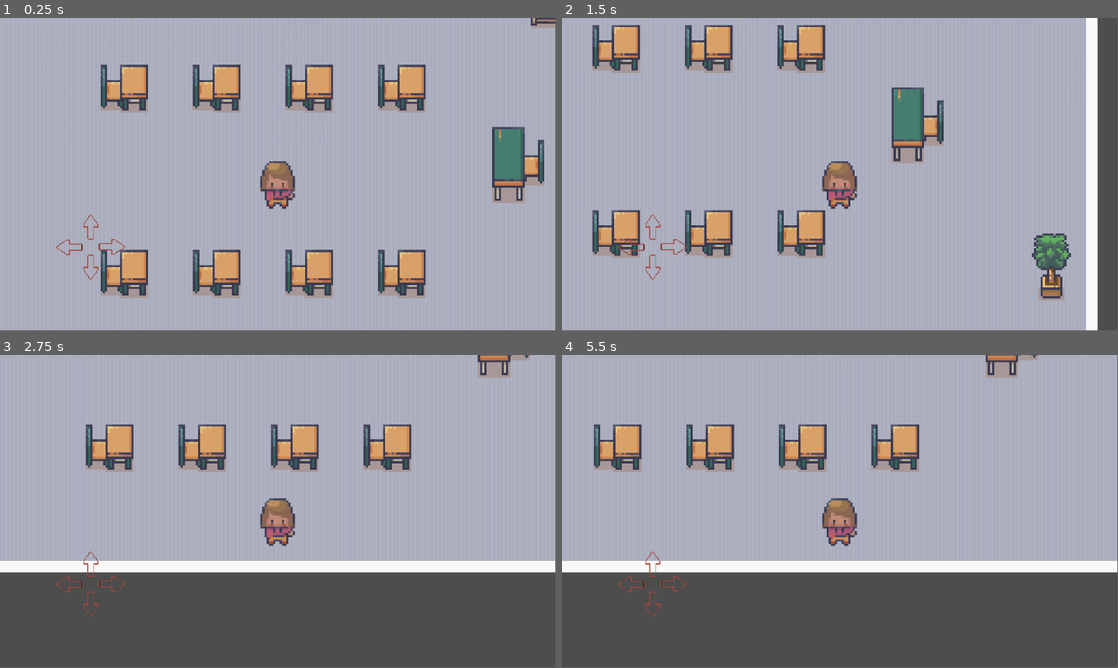
Above: before the commit, frames 1-4 (two rows, left to right).
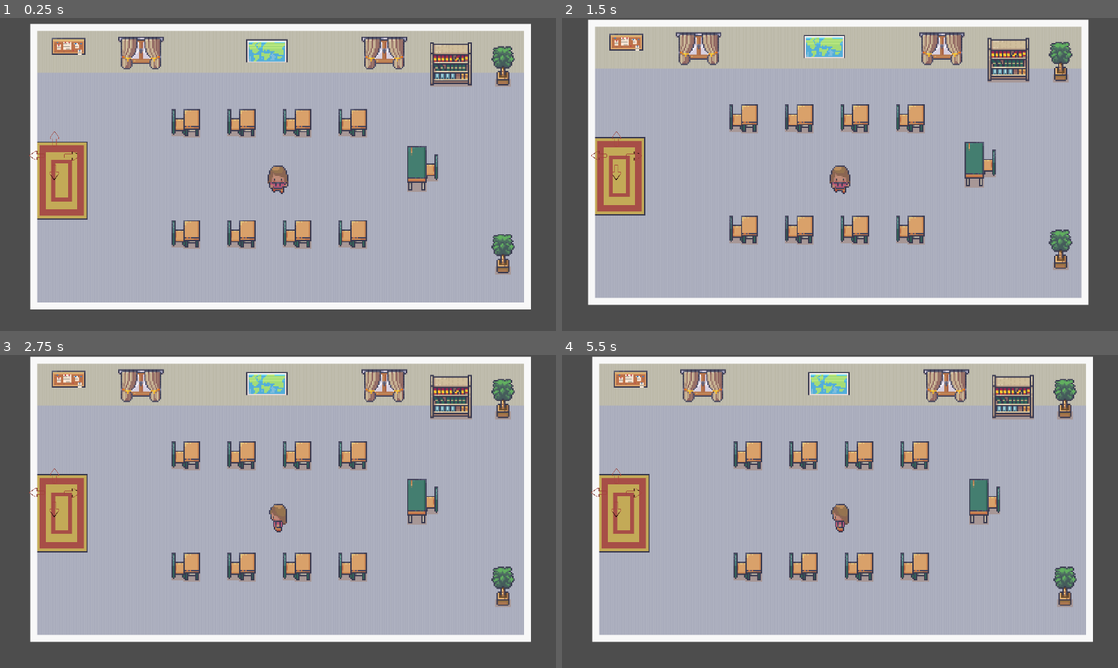
Above: after the commit, the same moments.

Repository: pr-th/D_Game
Game: Godot game, scene res://Scenes/classroom.tscn
The game is run twice, just before and just after one commit, with the same random seed, the same clock (stepped at 60 frames per second) and the same inputs. This scene is started directly instead of the project's main scene.
Inputs (mouse positions are in pixels of both pictures, inside the frame that each line leads up to; where the layout moved, square brackets give the same spot in the first picture):
- Up to frame 1 (0.25 s): no input
- Up to frame 2 (1.5 s): click (634, 155) [673, 246] at 0.5 s; click (617, 171) [650, 265] at 1.25 s
- Up to frame 3 (2.75 s): click (38, 492) [72, 583] at 2 s
- Up to frame 4 (5.5 s): click (617, 477) [650, 564] at 2.75 s; click (634, 492) [673, 583] at 3.5 s; click (617, 508) [650, 602] at 4.25 s; click (600, 492) [634, 583] at 5 s
In our replay, the window is 799x449 before the commit and 800x450 after it. These sizes can differ from the game's own. Grey fills any space a smaller window leaves; there, only what the larger window draws over its background counts as a difference.

The runs differ from the first frame. In frame 1, 46% of the frame differs, in the area x 0-100%, y 0-100%; in frame 2, 38%; in frame 3, 47%, in the area x 0-100%, y 0-92%; in frame 4, 47%.

Commit message:
screen size

Diff:
--- a/Scenes/amulya.tscn
+++ b/Scenes/amulya.tscn
@@ -1,7 +1,8 @@
-[gd_scene load_steps=14 format=3 uid="uid://cngibk5gbb0a3"]
+[gd_scene load_steps=39 format=3 uid="uid://cngibk5gbb0a3"]
 
 [ext_resource type="Script" uid="uid://pc6funbwx4fi" path="res://Scripts/amulya.gd" id="1_lnovq"]
 [ext_resource type="Texture2D" uid="uid://3mcg3hweb3co" path="res://Assets/Characters_free/Amelia_phone_16x16.png" id="2_lnovq"]
+[ext_resource type="Texture2D" uid="uid://bq2ju0wrnmp6p" path="res://Assets/Characters_free/Amelia_run_16x16.png" id="3_2ldys"]
 
 [sub_resource type="AtlasTexture" id="AtlasTexture_2ldys"]
 atlas = ExtResource("2_lnovq")
@@ -38,6 +39,102 @@
 [sub_resource type="AtlasTexture" id="AtlasTexture_7x53n"]
 atlas = ExtResource("2_lnovq")
 region = Rect2(128, 0, 16, 32)
+
+[sub_resource type="AtlasTexture" id="AtlasTexture_kvrac"]
+atlas = ExtResource("3_2ldys")
+region = Rect2(288, 0, 16, 32)
+
+[sub_resource type="AtlasTexture" id="AtlasTexture_ljdnr"]
+atlas = ExtResource("3_2ldys")
+region = Rect2(304, 0, 16, 32)
+
+[sub_resource type="AtlasTexture" id="AtlasTexture_dfyn1"]
+atlas = ExtResource("3_2ldys")
+region = Rect2(320, 0, 16, 32)
+
+[sub_resource type="AtlasTexture" id="AtlasTexture_c0rjg"]
+atlas = ExtResource("3_2ldys")
+region = Rect2(336, 0, 16, 32)
+
+[sub_resource type="AtlasTexture" id="AtlasTexture_j8nh3"]
+atlas = ExtResource("3_2ldys")
+region = Rect2(352, 0, 16, 32)
+
+[sub_resource type="AtlasTexture" id="AtlasTexture_qdve6"]
+atlas = ExtResource("3_2ldys")
+region = Rect2(368, 0, 16, 32)
+
+[sub_resource type="AtlasTexture" id="AtlasTexture_bkydm"]
+atlas = ExtResource("3_2ldys")
+region = Rect2(272, 0, 16, 32)
+
+[sub_resource type="AtlasTexture" id="AtlasTexture_rtm2e"]
+atlas = ExtResource("3_2ldys")
+region = Rect2(256, 0, 16, 32)
+
+[sub_resource type="AtlasTexture" id="AtlasTexture_5q5cs"]
+atlas = ExtResource("3_2ldys")
+region = Rect2(240, 0, 16, 32)
+
+[sub_resource type="AtlasTexture" id="AtlasTexture_hlulk"]
+atlas = ExtResource("3_2ldys")
+region = Rect2(224, 0, 16, 32)
+
+[sub_resource type="AtlasTexture" id="AtlasTexture_7n2i0"]
+atlas = ExtResource("3_2ldys")
+region = Rect2(208, 0, 16, 32)
+
+[sub_resource type="AtlasTexture" id="AtlasTexture_7t2hi"]
+atlas = ExtResource("3_2ldys")
+region = Rect2(192, 0, 16, 32)
+
+[sub_resource type="AtlasTexture" id="AtlasTexture_0cna5"]
+atlas = ExtResource("3_2ldys")
+region = Rect2(80, 0, 16, 32)
+
+[sub_resource type="AtlasTexture" id="AtlasTexture_w354x"]
+atlas = ExtResource("3_2ldys")
+region = Rect2(64, 0, 16, 32)
+
+[sub_resource type="AtlasTexture" id="AtlasTexture_is06q"]
+atlas = ExtResource("3_2ldys")
+region = Rect2(48, 0, 16, 32)
+
+[sub_resource type="AtlasTexture" id="AtlasTexture_i7nkx"]
+atlas = ExtResource("3_2ldys")
+region = Rect2(32, 0, 16, 32)
+
+[sub_resource type="AtlasTexture" id="AtlasTexture_bfjhm"]
+atlas = ExtResource("3_2ldys")
+region = Rect2(16, 0, 16, 32)
+
+[sub_resource type="AtlasTexture" id="AtlasTexture_ekske"]
+atlas = ExtResource("3_2ldys")
+region = Rect2(0, 0, 16, 32)
+
+[sub_resource type="AtlasTexture" id="AtlasTexture_ntkp0"]
+atlas = ExtResource("3_2ldys")
+region = Rect2(96, 0, 16, 32)
+
+[sub_resource type="AtlasTexture" id="AtlasTexture_56rty"]
+atlas = ExtResource("3_2ldys")
+region = Rect2(112, 0, 16, 32)
+
+[sub_resource type="AtlasTexture" id="AtlasTexture_83m3j"]
+atlas = ExtResource("3_2ldys")
+region = Rect2(128, 0, 16, 32)
+
+[sub_resource type="AtlasTexture" id="AtlasTexture_d85vv"]
+atlas = ExtResource("3_2ldys")
+region = Rect2(144, 0, 16, 32)
+
+[sub_resource type="AtlasTexture" id="AtlasTexture_c8ssj"]
+atlas = ExtResource("3_2ldys")
+region = Rect2(160, 0, 16, 32)
+
+[sub_resource type="AtlasTexture" id="AtlasTexture_e20g3"]
+atlas = ExtResource("3_2ldys")
+region = Rect2(176, 0, 16, 32)
 
 [sub_resource type="SpriteFrames" id="SpriteFrames_kvrac"]
 animations = [{
@@ -70,7 +167,99 @@
 "texture": SubResource("AtlasTexture_7x53n")
 }],
 "loop": true,
-"name": &"default",
+"name": &"Idle",
+"speed": 5.0
+}, {
+"frames": [{
+"duration": 1.0,
+"texture": SubResource("AtlasTexture_kvrac")
+}, {
+"duration": 1.0,
+"texture": SubResource("AtlasTexture_ljdnr")
+}, {
+"duration": 1.0,
+"texture": SubResource("AtlasTexture_dfyn1")
+}, {
+"duration": 1.0,
+"texture": SubResource("AtlasTexture_c0rjg")
+}, {
+"duration": 1.0,
+"texture": SubResource("AtlasTexture_j8nh3")
+}, {
+"duration": 1.0,
+"texture": SubResource("AtlasTexture_qdve6")
+}],
+"loop": true,
+"name": &"down",
+"speed": 5.0
+}, {
+"frames": [{
+"duration": 1.0,
+"texture": SubResource("AtlasTexture_bkydm")
+}, {
+"duration": 1.0,
+"texture": SubResource("AtlasTexture_rtm2e")
+}, {
+"duration": 1.0,
+"texture": SubResource("AtlasTexture_5q5cs")
+}, {
+"duration": 1.0,
+"texture": SubResource("AtlasTexture_hlulk")
+}, {
+"duration": 1.0,
+"texture": SubResource("AtlasTexture_7n2i0")
+}, {
+"duration": 1.0,
+"texture": SubResource("AtlasTexture_7t2hi")
+}],
+"loop": true,
+"name": &"left",
+"speed": 5.0
+}, {
+"frames": [{
+"duration": 1.0,
+"texture": SubResource("AtlasTexture_0cna5")
+}, {
+"duration": 1.0,
+"texture": SubResource("AtlasTexture_w354x")
+}, {
+"duration": 1.0,
+"texture": SubResource("AtlasTexture_is06q")
+}, {
+"duration": 1.0,
+"texture": SubResource("AtlasTexture_i7nkx")
+}, {
+"duration": 1.0,
+"texture": SubResource("AtlasTexture_bfjhm")
+}, {
+"duration": 1.0,
+"texture": SubResource("AtlasTexture_ekske")
+}],
+"loop": true,
+"name": &"right",
+"speed": 5.0
+}, {
+"frames": [{
+"duration": 1.0,
+"texture": SubResource("AtlasTexture_ntkp0")
+}, {
+"duration": 1.0,
+"texture": SubResource("AtlasTexture_56rty")
+}, {
+"duration": 1.0,
+"texture": SubResource("AtlasTexture_83m3j")
+}, {
+"duration": 1.0,
+"texture": SubResource("AtlasTexture_d85vv")
+}, {
+"duration": 1.0,
+"texture": SubResource("AtlasTexture_c8ssj")
+}, {
+"duration": 1.0,
+"texture": SubResource("AtlasTexture_e20g3")
+}],
+"loop": true,
+"name": &"up",
 "speed": 5.0
 }]
 
@@ -83,7 +272,8 @@
 [node name="AnimatedSprite2D" type="AnimatedSprite2D" parent="."]
 scale = Vector2(3, 3)
 sprite_frames = SubResource("SpriteFrames_kvrac")
-frame_progress = 0.0274681
+animation = &"down"
+frame_progress = 0.940086
 
 [node name="CollisionShape2D" type="CollisionShape2D" parent="."]
 position = Vector2(-1, 29)
--- a/Scenes/info.tscn
+++ b/Scenes/info.tscn
@@ -13,8 +13,8 @@
 
 [node name="TextureRect" type="TextureRect" parent="."]
 offset_top = -2.0
-offset_right = 1150.0
-offset_bottom = 647.0
+offset_right = 1920.0
+offset_bottom = 1079.0
 texture = ExtResource("2_qjrxf")
 expand_mode = 1
 
@@ -33,35 +33,35 @@
 bbcode_enabled = true
 
 [node name="nextbutton" type="Sprite2D" parent="."]
-position = Vector2(890, 446)
+position = Vector2(1469, 761)
 rotation = 3.14159
 scale = Vector2(0.0700649, -0.0773661)
 texture = ExtResource("3_qjrxf")
 
 [node name="prevbutton" type="Sprite2D" parent="."]
-position = Vector2(242, 448)
+position = Vector2(401, 763)
 scale = Vector2(0.0737305, 0.0766602)
 texture = ExtResource("3_qjrxf")
 
 [node name="next_button" type="Button" parent="."]
-offset_left = 867.0
-offset_top = 423.0
-offset_right = 910.0
-offset_bottom = 474.0
+offset_left = 1433.0
+offset_top = 735.0
+offset_right = 1500.0
+offset_bottom = 794.0
 
 [node name="prev_button" type="Button" parent="."]
-offset_left = 219.0
-offset_top = 424.0
-offset_right = 269.0
-offset_bottom = 475.0
+offset_left = 378.0
+offset_top = 741.0
+offset_right = 428.0
+offset_bottom = 792.0
 
 [node name="home" type="Sprite2D" parent="."]
-position = Vector2(1040, 66)
+position = Vector2(1430, 242)
 scale = Vector2(0.142334, 0.115479)
 texture = ExtResource("4_ahul7")
 
 [node name="home_btn" type="Button" parent="."]
-offset_left = 1003.0
-offset_top = 36.0
-offset_right = 1083.0
-offset_bottom = 91.0
+offset_left = 1390.0
+offset_top = 219.0
+offset_right = 1470.0
+offset_bottom = 274.0
--- a/Scenes/main_menu.tscn
+++ b/Scenes/main_menu.tscn
@@ -18,61 +18,61 @@
 metadata/_edit_vertical_guides_ = [596.0, 223.0, 932.0, 575.0]
 
 [node name="Panel" type="Panel" parent="."]
-offset_right = 1155.0
-offset_bottom = 649.0
+offset_right = 1918.0
+offset_bottom = 1086.0
 theme_override_styles/panel = SubResource("StyleBoxFlat_16hvj")
 
 [node name="Label" type="Label" parent="Panel"]
 layout_mode = 0
-offset_left = 340.0
-offset_top = 201.0
-offset_right = 816.0
-offset_bottom = 380.0
+offset_left = 701.0
+offset_top = 463.0
+offset_right = 1177.0
+offset_bottom = 642.0
 theme_override_fonts/font = ExtResource("2_cp0ys")
 theme_override_font_sizes/font_size = 64
 text = "DARWIN'S GAME"
 
 [node name="Crown_BTN" type="Button" parent="."]
-offset_left = 71.0
-offset_top = 350.0
-offset_right = 218.0
-offset_bottom = 433.0
+offset_left = 159.0
+offset_top = 817.0
+offset_right = 306.0
+offset_bottom = 900.0
 
 [node name="Info_BTN" type="Button" parent="."]
-offset_left = 1026.0
-offset_top = 23.0
-offset_right = 1126.0
-offset_bottom = 104.0
+offset_left = 1654.0
+offset_top = 267.0
+offset_right = 1754.0
+offset_bottom = 348.0
 
 [node name="Question_BTN" type="Button" parent="."]
-offset_left = 939.0
-offset_top = 349.0
-offset_right = 1084.0
-offset_bottom = 434.0
+offset_left = 1694.0
+offset_top = 842.0
+offset_right = 1839.0
+offset_bottom = 927.0
 
 [node name="Start_BTN" type="Button" parent="."]
-offset_left = 488.0
-offset_top = 432.0
-offset_right = 650.0
-offset_bottom = 516.0
+offset_left = 849.0
+offset_top = 894.0
+offset_right = 1011.0
+offset_bottom = 978.0
 
 [node name="s_btn" type="Sprite2D" parent="."]
-position = Vector2(547, 451)
+position = Vector2(905, 913)
 scale = Vector2(0.316081, 0.252441)
 texture = ExtResource("2_opfnp")
 
 [node name="i_btn" type="Sprite2D" parent="."]
-position = Vector2(1098.13, 41.9375)
+position = Vector2(1723, 281)
 scale = Vector2(0.22168, 0.25415)
 texture = ExtResource("4_yhxw7")
 
 [node name="C_btn" type="Sprite2D" parent="."]
-position = Vector2(122, 401)
+position = Vector2(208, 873)
 scale = Vector2(0.293132, 0.253296)
 texture = ExtResource("3_cp0ys")
 
 [node name="q_btn" type="Sprite2D" parent="."]
-position = Vector2(1042, 402)
+position = Vector2(1797, 895)
 scale = Vector2(0.326172, 0.250244)
 texture = ExtResource("5_trj04")
 
--- a/Scenes/mobile-screen.tscn
+++ b/Scenes/mobile-screen.tscn
@@ -23,29 +23,29 @@
 [node name="CanvasLayer" type="CanvasLayer" parent="."]
 
 [node name="right" type="TextureButton" parent="CanvasLayer" groups=["mobile_controls"]]
-offset_left = 188.0
-offset_top = 432.0
-offset_right = 273.0
-offset_bottom = 518.0
+offset_left = 205.0
+offset_top = 433.0
+offset_right = 290.0
+offset_bottom = 519.0
 texture_normal = ExtResource("4_b6by1")
 ignore_texture_size = true
 stretch_mode = 0
 
 [node name="down" type="TextureButton" parent="CanvasLayer" groups=["mobile_controls"]]
-offset_left = 146.0
-offset_top = 476.0
-offset_right = 231.0
-offset_bottom = 556.0
+offset_left = 145.0
+offset_top = 491.0
+offset_right = 230.0
+offset_bottom = 571.0
 texture_normal = ExtResource("2_u5vef")
 ignore_texture_size = true
 stretch_mode = 0
 flip_v = true
 
 [node name="left" type="TextureButton" parent="CanvasLayer" groups=["mobile_controls"]]
-offset_left = 103.0
-offset_top = 433.0
-offset_right = 188.0
-offset_bottom = 519.0
+offset_left = 87.0
+offset_top = 432.0
+offset_right = 172.0
+offset_bottom = 518.0
 texture_normal = ExtResource("4_b6by1")
 ignore_texture_size = true
 stretch_mode = 0
@@ -53,14 +53,22 @@
 
 [node name="up" type="TextureButton" parent="CanvasLayer"]
 offset_left = 146.0
-offset_top = 395.0
+offset_top = 379.0
 offset_right = 231.0
-offset_bottom = 475.0
+offset_bottom = 459.0
 texture_normal = ExtResource("2_u5vef")
 ignore_texture_size = true
 stretch_mode = 0
 
+[connection signal="button_down" from="CanvasLayer/right" to="." method="_on_right_button_down"]
+[connection signal="button_up" from="CanvasLayer/right" to="." method="_on_right_button_up"]
 [connection signal="pressed" from="CanvasLayer/right" to="." method="_on_right_pressed"]
+[connection signal="button_down" from="CanvasLayer/down" to="." method="_on_down_button_down"]
+[connection signal="button_up" from="CanvasLayer/down" to="." method="_on_down_button_up"]
 [connection signal="pressed" from="CanvasLayer/down" to="." method="_on_down_pressed"]
+[connection signal="button_down" from="CanvasLayer/left" to="." method="_on_left_button_down"]
+[connection signal="button_up" from="CanvasLayer/left" to="." method="_on_left_button_up"]
 [connection signal="pressed" from="CanvasLayer/left" to="." method="_on_left_pressed"]
+[connection signal="button_down" from="CanvasLayer/up" to="." method="_on_up_button_down"]
+[connection signal="button_up" from="CanvasLayer/up" to="." method="_on_up_button_up"]
 [connection signal="pressed" from="CanvasLayer/up" to="." method="_on_up_pressed"]
--- a/Scenes/mobile_screen.gd
+++ b/Scenes/mobile_screen.gd
@@ -2,17 +2,62 @@
 
 signal direction_changed(new_vector: Vector2)
 
+var pressed_directions := {
+	"up": false,
+	"down": false,
+	"left": false,
+	"right": false
+}
+
+func _update_direction():
+	var dir = Vector2.ZERO
+
+	# vertical
+	if pressed_directions["up"]:
+		dir.y -= 1
+	if pressed_directions["down"]:
+		dir.y += 1
+
+	# horizontal
+	if pressed_directions["left"]:
+		dir.x -= 1
+	if pressed_directions["right"]:
+		dir.x += 1
+
+	# normalize so diagonals aren’t faster
+	if dir != Vector2.ZERO:
+		dir = dir.normalized()
+	print(pressed_directions)
+	emit_signal("direction_changed", dir)
+
 func _ready():
 	print("Mobile controller ready")
 
-func _on_up_pressed():
-	emit_signal("direction_changed", Vector2.UP)
+# --- Button handlers using button_down / button_up ---
+func _on_up_button_down():
+	pressed_directions["up"] = true
+	_update_direction()
+func _on_up_button_up():
+	pressed_directions["up"] = false
+	_update_direction()
 
-func _on_down_pressed():
-	emit_signal("direction_changed", Vector2.DOWN)
+func _on_down_button_down():
+	pressed_directions["down"] = true
+	_update_direction()
+func _on_down_button_up():
+	pressed_directions["down"] = false
+	_update_direction()
 
-func _on_left_pressed():
-	emit_signal("direction_changed", Vector2.LEFT)
+func _on_left_button_down():
+	pressed_directions["left"] = true
+	_update_direction()
+func _on_left_button_up():
+	pressed_directions["left"] = false
+	_update_direction()
 
-func _on_right_pressed():
-	emit_signal("direction_changed", Vector2.RIGHT)
+func _on_right_button_down():
+	pressed_directions["right"] = true
+	_update_direction()
+func _on_right_button_up():
+	pressed_directions["right"] = false
+	_update_direction()
--- a/Scripts/amulya.gd
+++ b/Scripts/amulya.gd
@@ -1,7 +1,12 @@
 extends CharacterBody2D
 
 const SPEED = 300.0
+const IDLE_TIME = 3.0  # seconds before switching to idle
+
 var input_vector := Vector2.ZERO
+var idle_timer := 0.0
+
+@onready var animated_sprite: AnimatedSprite2D = $AnimatedSprite2D
 
 func _ready():
 	await get_tree().process_frame
@@ -14,10 +19,40 @@
 
 func _on_direction_changed(new_vector: Vector2) -> void:
 	input_vector = new_vector
+	idle_timer = 0.0  # reset idle timer when input is detected
+	_update_animation()
 
-func _physics_process(_delta: float) -> void:
+func _physics_process(delta: float) -> void:
 	if input_vector != Vector2.ZERO:
 		velocity = input_vector.normalized() * SPEED
+		idle_timer = 0.0  # reset timer while moving
 	else:
 		velocity = Vector2.ZERO
+		idle_timer += delta
 	move_and_slide()
+	_update_animation()
+
+func _update_animation() -> void:
+	if idle_timer >= IDLE_TIME:
+		animated_sprite.animation = "Idle"
+		animated_sprite.play()
+		return
+
+	if input_vector == Vector2.ZERO:
+		animated_sprite.stop()
+		return
+
+	if abs(input_vector.x) > abs(input_vector.y):
+		# Horizontal movement
+		if input_vector.x > 0:
+			animated_sprite.animation = "right"
+		else:
+			animated_sprite.animation = "left"
+	else:
+		# Vertical movement
+		if input_vector.y > 0:
+			animated_sprite.animation = "down"
+		else:
+			animated_sprite.animation = "up"
+
+	animated_sprite.play()
--- a/Scripts/game.tscn
+++ b/Scripts/game.tscn
@@ -9,3 +9,6 @@
 offset_bottom = 40.0
 
 [node name="MainMenu" parent="." instance=ExtResource("2_ldmh8")]
+offset_top = -3.0
+offset_right = 154.0
+offset_bottom = -3.0
--- a/project.godot
+++ b/project.godot
@@ -14,6 +14,13 @@
 run/main_scene="uid://l1y08p7lcq0t"
 config/features=PackedStringArray("4.4", "Mobile")
 config/icon="res://icon.svg"
+
+[display]
+
+window/size/viewport_width=1920
+window/size/viewport_height=1080
+window/stretch/mode="viewport"
+window/stretch/aspect="expand"
 
 [gui]
 
